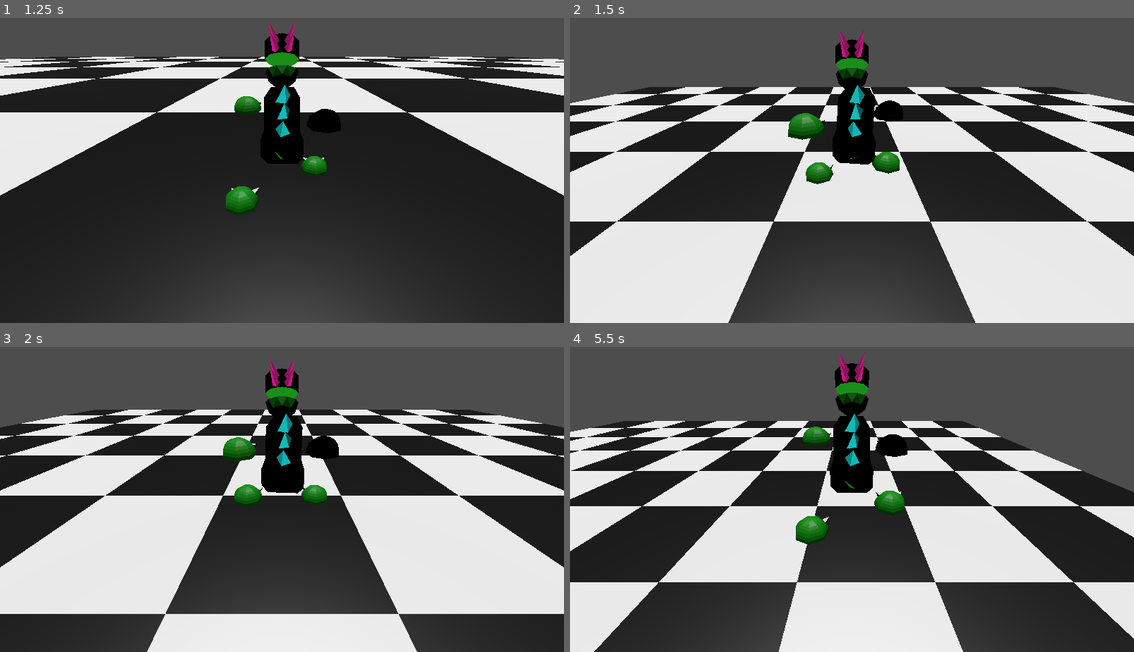
Above: before the commit, frames 1-4 (two rows, left to right).
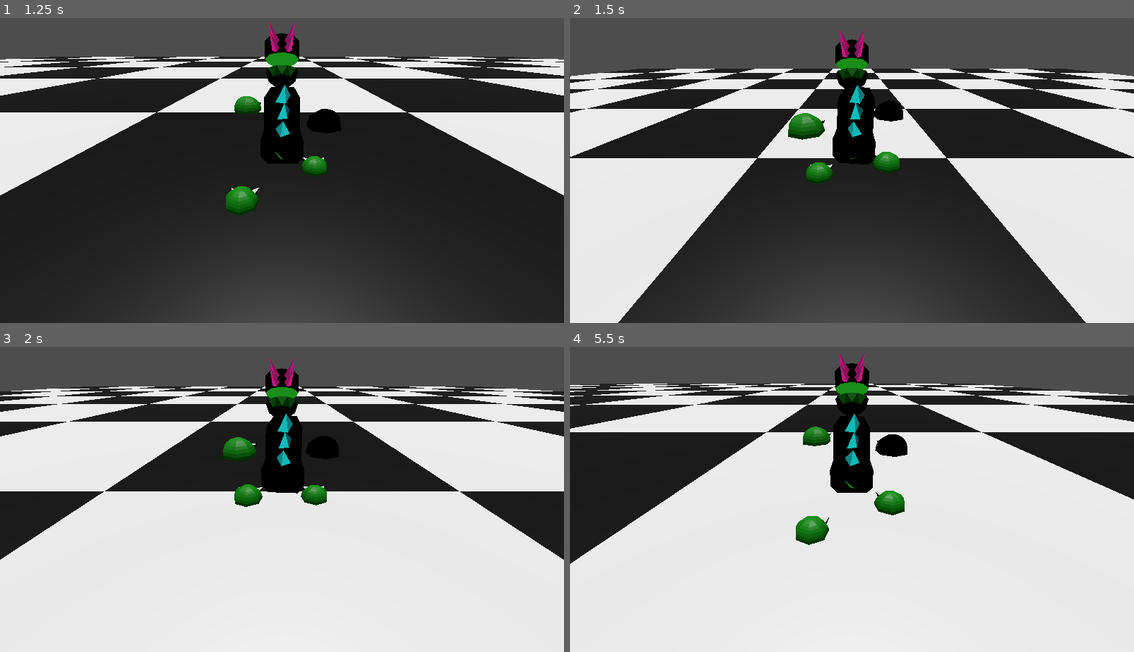
Above: after the commit, the same moments.

Repository: bazylevnik0/dinokid
Game: Godot game, scene res://land.tscn
Two runs of this game, one before a commit and one after it. Both use one fixed random seed, a clock stepped at 60 frames per second and the inputs below.
Inputs:
- Up to frame 1 (1.25 s): hold Right (move_right) from 0.53 s (still down); hold Space (jump) from 0.53 s (still down)
- Up to frame 2 (1.5 s): tap Enter at 1.25 s; release Right (move_right) at 1.28 s; release Space (jump) at 1.28 s; hold Down (move_backward) from 1.28 s (still down); tap Z (key_a) at 1.35 s
- Up to frame 3 (2 s): keep holding Down (move_backward); tap Space (jump) at 1.52, 1.55, 1.82 s
- Up to frame 4 (5.5 s): release Down (move_backward) at 2.03 s; hold Right (move_right) 2.03-2.78 s; hold Space (jump) 2.03-2.78 s; tap X (key_b) at 2.1, 4.35 s; hold Up (move_forward) 2.78-3.53 s; tap Space (jump) at 2.85, 3.02, 3.32, 4.52, 4.55, 4.82 s; hold Space (jump) 3.53-4.28 s; hold Left (move_left) 3.53-5.03 s; tap Z (key_a) at 3.6 s; hold Down (move_backward) from 5.03 s (still down); hold Space (jump) from 5.03 s (still down)

Frame 1 is identical in both runs. In frame 2, 37% of the frame differs, in the area x 0-100%, y 16-100%; in frame 3, 38%; in frame 4, 52%, in the area x 0-100%, y 12-100%.

Commit message:
fix jump

Diff:
--- a/Player.gd
+++ b/Player.gd
@@ -2,6 +2,7 @@
 
 @export var max_speed_forward  = 10
 @export var max_speed_backward = -1
+@export var max_jump_height = 20
 @export var fall_acceleration = 25
 
 var target_velocity = Vector3.ZERO
@@ -42,8 +43,11 @@
 
 	if Input.is_action_pressed("jump"):
 		target_jump_height+=1
+		if target_jump_height >= max_jump_height :
+			target_jump_height = max_jump_height
 	if Input.is_action_just_released("jump"):
-		direction.y += target_jump_height
+		if is_on_floor():
+			direction.y += target_jump_height
 		target_jump_height = 0
 
 	if direction != Vector3.ZERO:
